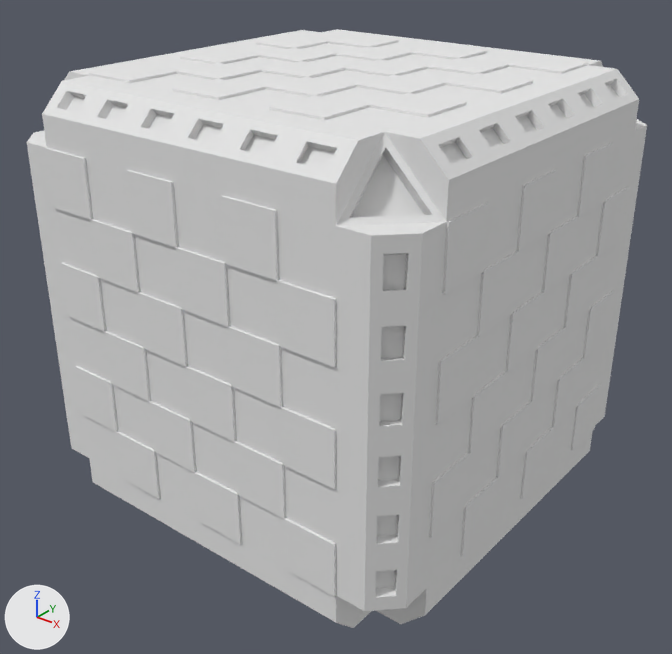
Before and after pictures for a commit that changed the Blender file Assets/Models/Items/companion cube.blend.
The view is the same before and after, from a 50 mm camera at (0.615, -0.785, 0.431) aimed at (0.005, -0.022, -0.042). The lights are fixed; the arrows at lower left show +X, +Y and +Z.
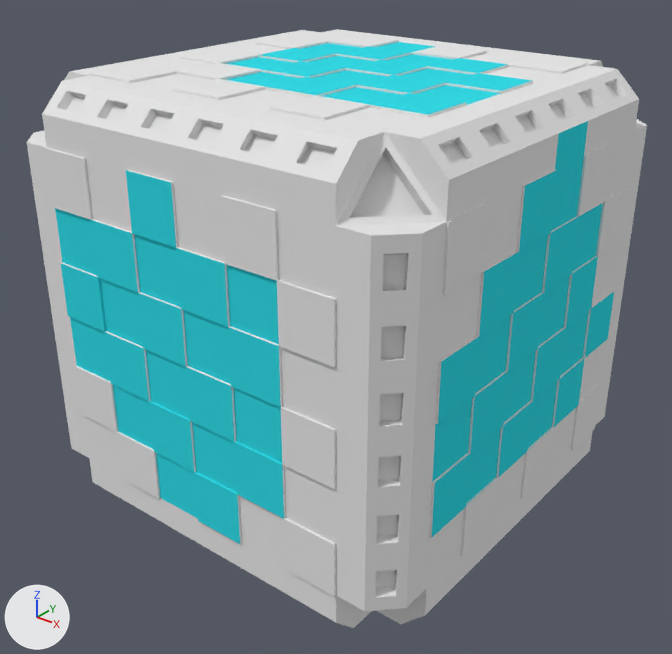
Commit message: Fiddling with companion cube materials

Changed parts and their boxes (x1, y1, x2, y2) in the pictures (672 x 654 px):
part 1 of me_cube, recoloured (white to cyan): (55, 42, 614, 544) in both

Diff of the bpy script that builds the scene:
```diff
--- a/Assets/Models/Items/companion cube.blend.py
+++ b/Assets/Models/Items/companion cube.blend.py
@@ mat_material @@
+mat_material = diffuse_material('Material')
+mat_material.base_color = (0.0343, 0.711, 0.8)  # cyan #34dbe7
@@ me_cube @@
 me_cube.from_pydata(...)  # 1636 vertices, 1913 faces; spans x -1.01..1.01, y -1.01..1.01, z -1.01..1.01
 # used by ob_cube; location = (0.0, 0.0, 0.0); scale = (0.247, 0.247, 0.247)
+# me_cube part 1: 171 of the faces centred in x -1.01..1.01, y -1.01..1.01, z -1.01..1.01 switch from mat_1 (white #e7e7e7) to mat_material (cyan #34dbe7)
```
